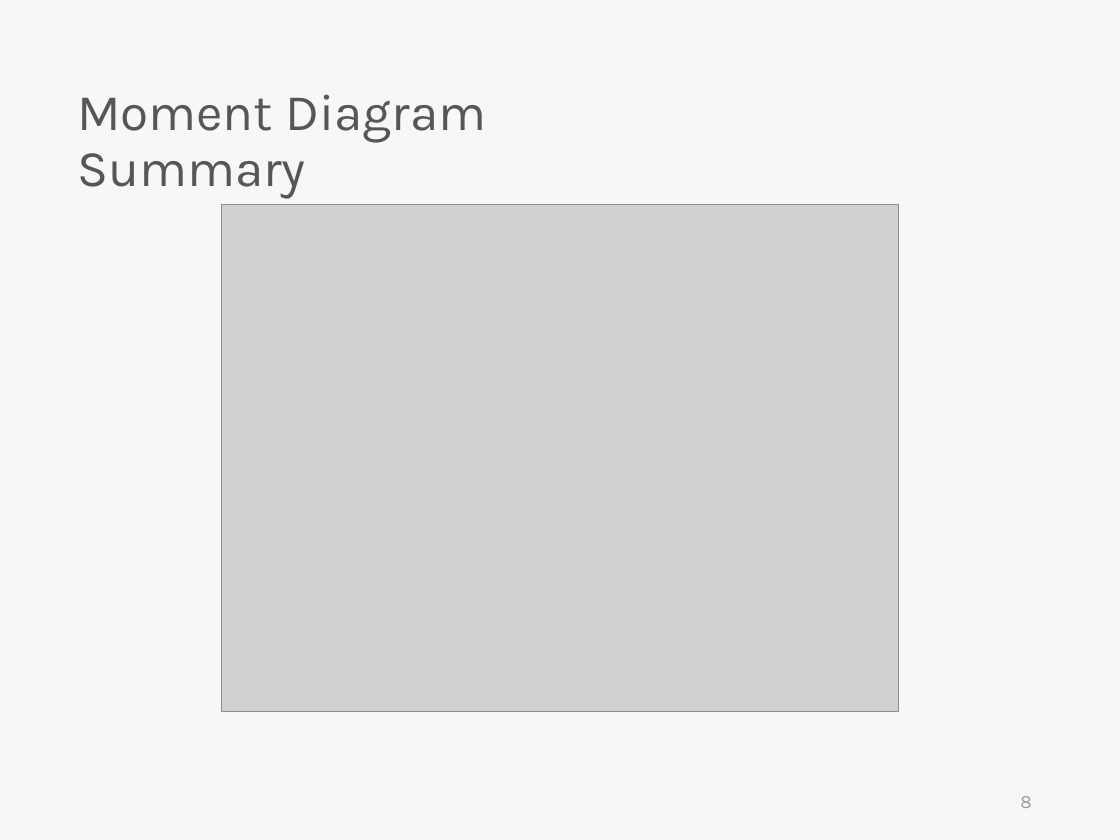
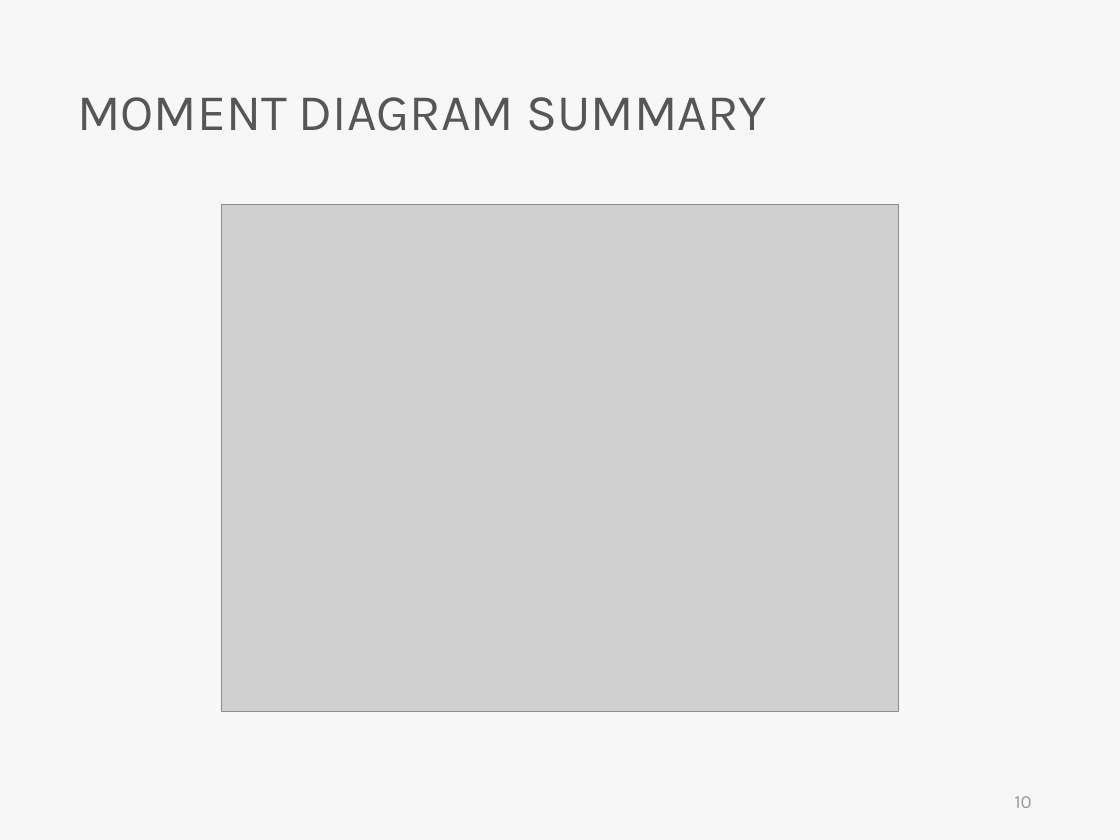
Before and after one commit to skyran1278/VbaProject, a slide deck: slide 10 of 20180126_SmartSplice/20180823_Meeting/SmartSplice.pptx (slide 8 before the commit). Drawn at 1120x840 pixels with LibreOffice and Linux fonts; fonts in the diff are those of the drawing; grey boxes stand for pictures. Boxes give left, top, right and bottom in pixels: in the first picture for what was removed or moved away, otherwise in the second. Text is boxed around its words. In the diff, an @@ line names an element or a change of style, - is before the commit and + after.

```diff
--- a/20180126_SmartSplice/20180823_Meeting/SmartSplice.pptx
+++ b/20180126_SmartSplice/20180823_Meeting/SmartSplice.pptx
@@ text at <box>77,97,766,131</box>: text changed @@
-Moment Diagram Summary
+MOMENT DIAGRAM SUMMARY
@@ page number at <box>1015,796,1032,808</box>: text changed @@
-8
+10
```
Also in this commit, not shown: 17 other slides changed, 3 slides added, 3 slides removed, 5 other files.
